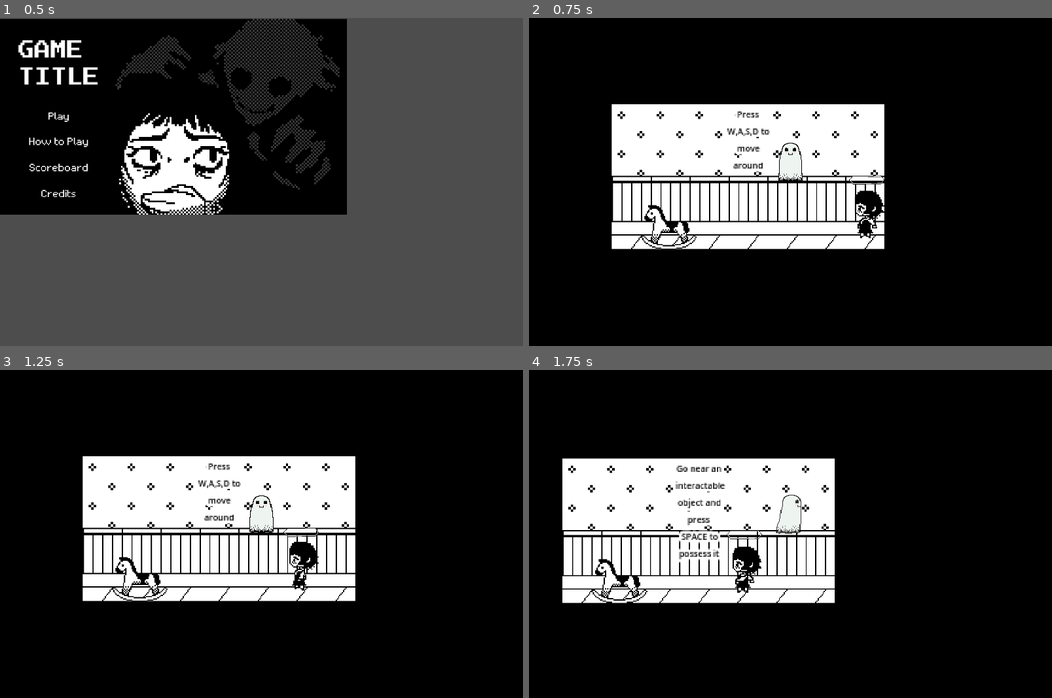
Above: before the commit, frames 1-4 (two rows, left to right).
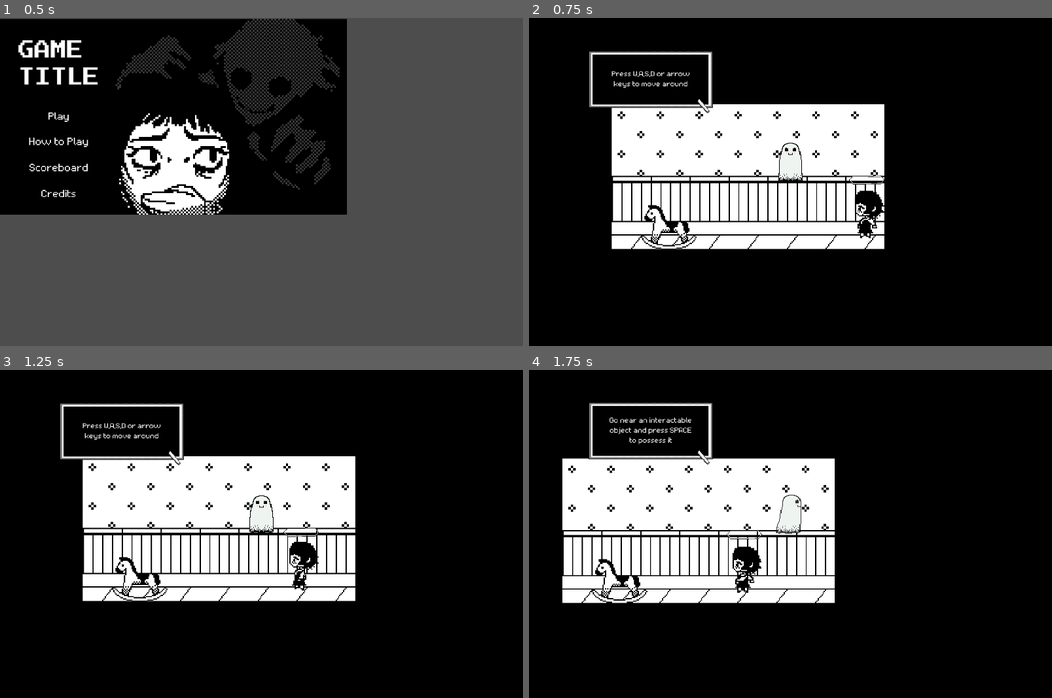
Above: after the commit, the same moments.

Repository: lykarevalde/GameJam
Game: Godot game, scene res://scenes/main_menu.tscn
The game is run twice, just before and just after one commit, with the same random seed, the same clock (stepped at 60 frames per second) and the same inputs.
Inputs (mouse positions are in pixels of both pictures, inside the frame that each line leads up to):
- Up to frame 1 (0.5 s): no input
- Up to frame 2 (0.75 s): click (586, 142) at 0.5 s
- Up to frame 3 (1.25 s): no input
- Up to frame 4 (1.75 s): tap W at 1.25 s; hold Right (ui_right) from 1.28 s (still down); tap E (amuse) at 1.35 s; tap Enter (ui_accept) at 1.52 s

Frame 1 is identical in both runs. In frame 2, 1.3% of the frame differs, in the area x 11-47%, y 10-48%; in frame 3, 1.3%; in frame 4, 1.8%, in the area x 11-38%, y 9-59%.

Commit message:
implemented tutorial sprites

Diff:
--- a/scenes/tutorial.tscn
+++ b/scenes/tutorial.tscn
@@ -1,11 +1,9 @@
-[gd_scene load_steps=19 format=3 uid="uid://er4cr1nu4dri"]
+[gd_scene load_steps=17 format=3 uid="uid://er4cr1nu4dri"]
 
 [ext_resource type="Texture2D" uid="uid://l5axf47yylfg" path="res://assets/interior_tileset_placeholder.png" id="1_8ho6b"]
 [ext_resource type="Script" uid="uid://b6b8u4liwgwwh" path="res://scripts/tutorial.gd" id="1_gbqnl"]
 [ext_resource type="Texture2D" uid="uid://dh7624vearbdr" path="res://assets/tileset/tileset.png" id="2_6yjpi"]
-[ext_resource type="PackedScene" uid="uid://xkqwm1nbqflk" path="res://scenes/tutorial_furniture.tscn" id="3_4kmhl"]
 [ext_resource type="PackedScene" uid="uid://cxwfxl20tdd6" path="res://scenes/krysta_player.tscn" id="3_cq4me"]
-[ext_resource type="PackedScene" uid="uid://dc7mvbnj3itrt" path="res://scenes/tutorial_player.tscn" id="3_ph3nu"]
 [ext_resource type="PackedScene" uid="uid://d0o8lmhmxg65u" path="res://scenes/furniture/horse.tscn" id="4_6yjpi"]
 [ext_resource type="PackedScene" uid="uid://cv3bjv8xhr455" path="res://scenes/enemy.tscn" id="8_ckvwl"]
 [ext_resource type="PackedScene" uid="uid://btf4w0qn217h6" path="res://scenes/npc.tscn" id="9_nlqja"]
@@ -342,6 +340,11 @@
 position = Vector2(-476, -342)
 script = ExtResource("1_gbqnl")
 
+[node name="CanvasLayer" type="CanvasLayer" parent="."]
+
+[node name="InstructionPrompt" type="Sprite2D" parent="CanvasLayer"]
+position = Vector2(-476, -342)
+
 [node name="TileMap" type="TileMap" parent="."]
 position = Vector2(-17, 25)
 tile_set = SubResource("TileSet_cq4me")
@@ -355,11 +358,6 @@
 position = Vector2(-41, -26)
 collision_mask = 17
 
-[node name="tutorial furniture" parent="furniture" instance=ExtResource("3_4kmhl")]
-visible = false
-collision_layer = 2
-collision_mask = 1
-
 [node name="Player" parent="." instance=ExtResource("3_cq4me")]
 position = Vector2(514, 345)
 collision_mask = 8
@@ -367,10 +365,6 @@
 [node name="Camera2D" type="Camera2D" parent="Player"]
 position = Vector2(0, -18)
 zoom = Vector2(4, 4)
-
-[node name="tutorial player" parent="." instance=ExtResource("3_ph3nu")]
-visible = false
-position = Vector2(514, 345)
 
 [node name="ghost world borders" type="StaticBody2D" parent="."]
 collision_layer = 8
@@ -416,20 +410,6 @@
 position = Vector2(-94, -38)
 rotation = 1.5707964
 shape = SubResource("WorldBoundaryShape2D_nlqja")
-
-[node name="InstructionLabel" type="Label" parent="."]
-offset_left = 460.0
-offset_top = 284.0
-offset_right = 500.0
-offset_bottom = 307.0
-theme_override_colors/font_color = Color(0, 0, 0, 1)
-theme_override_colors/font_outline_color = Color(1, 1, 1, 1)
-theme_override_constants/outline_size = 10
-theme_override_font_sizes/font_size = 7
-horizontal_alignment = 1
-vertical_alignment = 1
-autowrap_mode = 2
-metadata/_edit_use_anchors_ = true
 
 [node name="Enemy" parent="." node_paths=PackedStringArray("furniture_root") instance=ExtResource("8_ckvwl")]
 visible = false
@@ -445,7 +425,7 @@
 rotates = false
 loop = false
 
-[node name="NPC" parent="Path2D/PathFollow2D" instance=ExtResource("9_nlqja")]
+[node name="NPC" parent="Path2D/PathFollow2D" groups=["npcs"] instance=ExtResource("9_nlqja")]
 rotation = 3.1415927
 
 [node name="Node2D" type="Node2D" parent="."]
--- a/scripts/tutorial.gd
+++ b/scripts/tutorial.gd
@@ -1,76 +1,72 @@
 extends Node2D
 
 @onready var player = get_tree().get_first_node_in_group("ghost")
-@onready var label = $InstructionLabel
+@onready var prompt: Sprite2D = $CanvasLayer/InstructionPrompt
 @onready var enemy = $Enemy
+@onready var child = $NPC
+#@export var camera: Camera2D
 
-var tutorial_prompts := [
-	"Press W,A,S,D to move around",
-	"Go near an interactable object and press SPACE to possess it",
-	"While possessing something, press E near children to amuse them",
-	"keep amusing them to fill their trust meter to befriend them",
-	"Amusing drains energy which regenerates over time",
-	"Press SPACE again to unpossess the object",
-	"Other ghosts will posses objects to scare children and can lower your trust meter",
-	"Befriend as much children as you can within the time limit"
+var prompt_textures := [
+	preload("res://assets/tutorial assets textboxes/1.png"),
+	preload("res://assets/tutorial assets textboxes/2.png"),
+	preload("res://assets/tutorial assets textboxes/3.png"),
+	preload("res://assets/tutorial assets textboxes/4.png"),
+	preload("res://assets/tutorial assets textboxes/5.png"),
+	preload("res://assets/tutorial assets textboxes/6.png"),
+	preload("res://assets/tutorial assets textboxes/7.png"),
+	preload("res://assets/tutorial assets textboxes/8.png")
 ]
 
 var step = 0
+var enemy_spawned := false
+var fake_trust_done := false
 
 func _ready():
+	prompt.visible = true
+	prompt.position = Vector2(400, 200)
+	prompt.scale = Vector2(1, 1)
 	enemy.visible = false
 	enemy.set_physics_process(false)
-	_update_prompt()
-
-var fake_trust_done := false
-var enemy_spawned := false
+	prompt.texture = prompt_textures[0]
+	for child in get_tree().get_nodes_in_group("npcs"):
+		child.befriended.connect(on_child_befriended)
 
 func _process(delta):
 	match step:
-		0:
-			#Move around
+		0:#Move around
 			if player_moved():
 				step+=1
 				_update_prompt()
-		1:
-			#Go near object and posses
+		1:#Go near object and posses
 			if player.nearby_furniture != null and player.possessed_furniture != null:
 				step+=1
 				_update_prompt()
-		2:
-			#amuse
+		2:#amuse
 			if player.energy < player.MAX_ENERGY:
 				step+=1
 				_update_prompt()
-		3:
-			#fill trust meter
+		3:#fill trust meter
 			if fake_trust_done:
 				step+=1
 				_update_prompt()
-		4:
-			#energy
-			if player.energy < player.MAXC_ENERGY:
+		4:#energy
+			if player.energy < player.MAX_ENERGY:
 				step += 1
 				_update_prompt()
-		5:
-			#unposses
+		5:#unposses
 			if player.possessed_furniture == null:
 				step += 1
 				_update_prompt()
-		6:
-			#enemy ghost
+		6:#enemy ghost
 			#if enemy_spawned():
 				step += 1
 				_update_prompt()
-		7:
-			#goal
+		7:#goal
 			pass
 
 func _update_prompt():
-	if step < tutorial_prompts.size():
-		label.text = tutorial_prompts[step]
-	else:
-		label.text = ""
+	if step < prompt_textures.size():
+		prompt.texture = prompt_textures[step]
 
 func player_moved() -> bool:
 	return player.velocity.length() > 10
@@ -78,3 +74,6 @@
 func spawn_enemy():
 	enemy.visible = true
 	enemy.set_physics_process(true)
+
+func on_child_befriended():
+	fake_trust_done = true
Renamed: tutorial assets textboxes/1.png -> assets/tutorial assets textboxes/1.png
Not shown, changed: assets/tutorial assets textboxes/1.png.import
Renamed: tutorial assets textboxes/2.png -> assets/tutorial assets textboxes/2.png
Not shown, changed: assets/tutorial assets textboxes/2.png.import
Renamed: tutorial assets textboxes/3.png -> assets/tutorial assets textboxes/3.png
Not shown, changed: assets/tutorial assets textboxes/3.png.import
Renamed: tutorial assets textboxes/4.png -> assets/tutorial assets textboxes/4.png
Not shown, changed: assets/tutorial assets textboxes/4.png.import
Renamed: tutorial assets textboxes/5.png -> assets/tutorial assets textboxes/5.png
Not shown, changed: assets/tutorial assets textboxes/5.png.import
Renamed: tutorial assets textboxes/6.png -> assets/tutorial assets textboxes/6.png
Not shown, changed: assets/tutorial assets textboxes/6.png.import
(and 4 more such lines)
